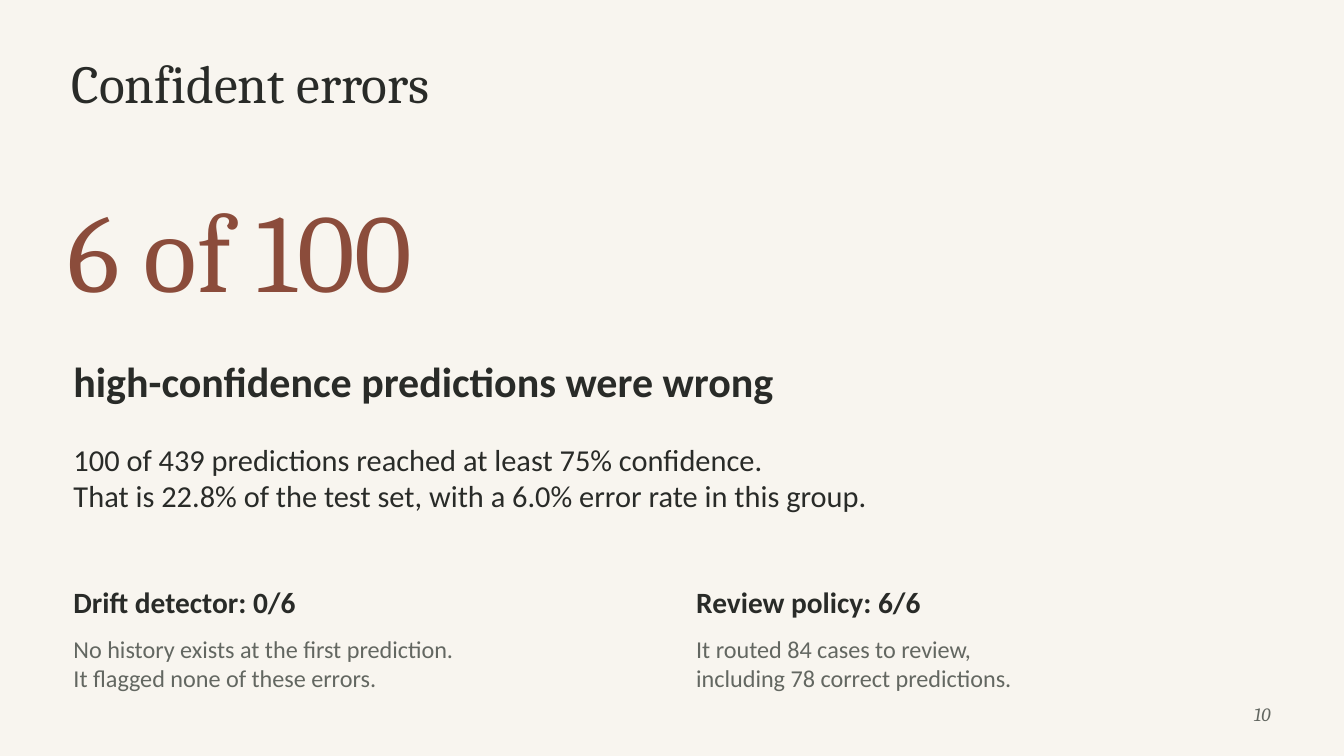
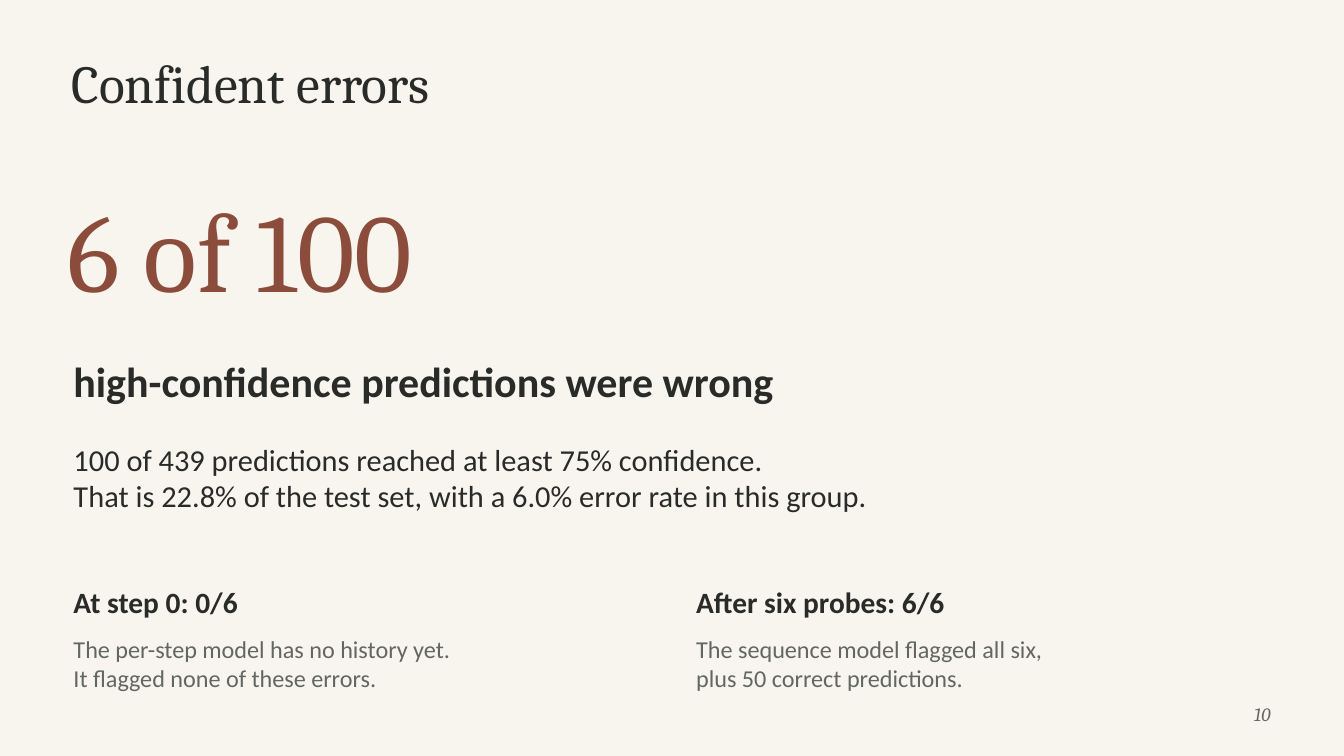
Before and after one commit to ahansardar/ai-confidence-drift, a slide deck: slide 10 of reports/presentation/AI_Confidence_Drift_Presentation.pptx. Drawn at 1344x756 pixels with LibreOffice and Linux fonts; fonts in the diff are those of the drawing. Boxes give left, top, right and bottom in pixels: in the first picture for what was removed or moved away, otherwise in the second. Text is boxed around its words. In the diff, an @@ line names an element or a change of style, - is before the commit and + after.

Commit message:
Train sequence detector for original high-confidence errors

```diff
--- a/reports/presentation/AI_Confidence_Drift_Presentation.pptx
+++ b/reports/presentation/AI_Confidence_Drift_Presentation.pptx
@@ text at <box>73,592,237,618</box>: text changed @@
-Drift detector: 0/6
+At step 0: 0/6
@@ text at <box>696,592,944,618</box>: text changed @@
-Review policy: 6/6
+After six probes: 6/6
@@ text at <box>73,641,450,662</box>: text changed @@
-No history exists at the first prediction.
+The per-step model has no history yet.
@@ text at <box>696,641,1042,691</box>: text changed @@
-It routed 84 cases to review,
-including 78 correct predictions.
+The sequence model flagged all six,
+plus 50 correct predictions.
```
Also in this commit, not shown: 3 other slides changed, 11 other files.
